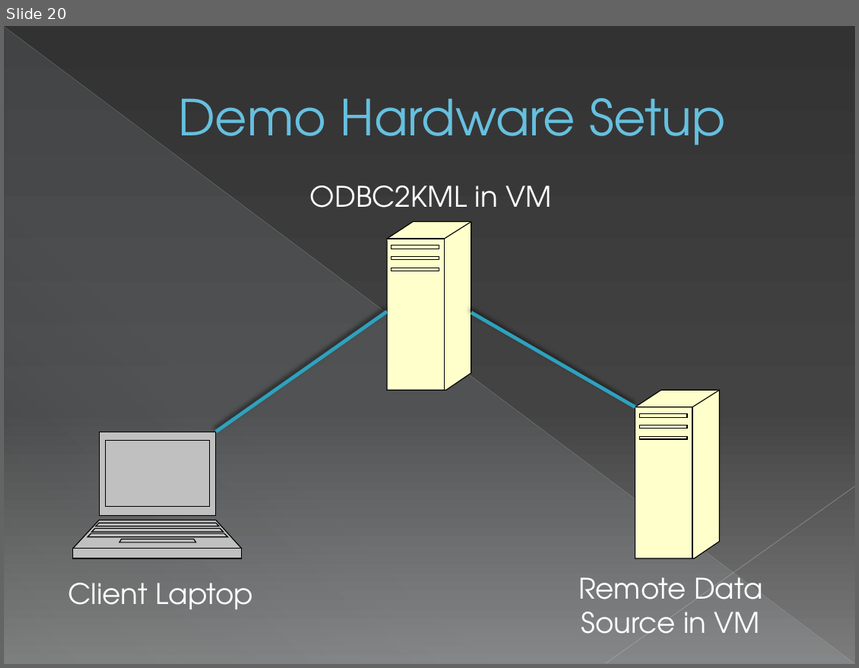
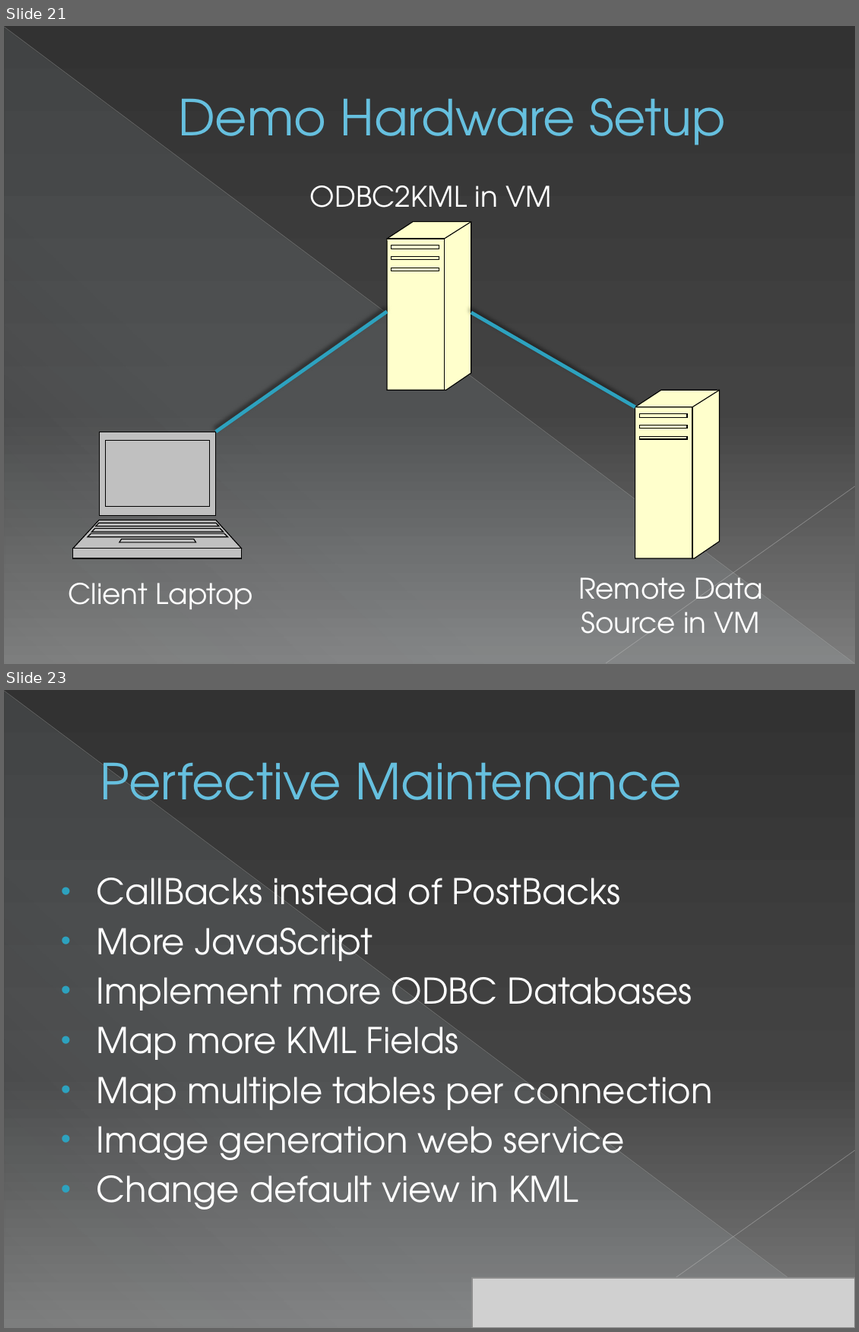
Before and after one commit to sweenr/odbc2kml, a slide deck: docs/ODBC2KML Demo Slides.pptx. Shown one above the other, each under a label of ours: slide 20 before the commit, slides 21 and 23 after it; the slides between them are not shown. The pictures are 859x668 and 859x1332 pixels, drawn with LibreOffice and Linux fonts; fonts in the diff are those of the drawing; grey boxes stand for pictures. Boxes give left, top, right and bottom in pixels: in the first picture for what was removed or moved away, otherwise in the second. Text is boxed around its words. In the diff, an @@ line names an element or a change of style, - is before the commit and + after.

```diff
--- a/docs/ODBC2KML Demo Slides.pptx
+++ b/docs/ODBC2KML Demo Slides.pptx
@@ slide 23 added at box(4, 690, 855, 1328), background gradient #333333 to #444444 to #7D7D7D; not listed: 3 template elements that a slide beside it also shows @@
@@ title added at box(100, 762, 682, 822), 42 pt, text #66C0E0 @@
+Perfective Maintenance
@@ text added at box(97, 878, 712, 1210), 30 pt, text #FFFFFF @@
+• CallBacks instead of PostBacks
+• More JavaScript
+• Implement more ODBC Databases
+• Map more KML Fields
+• Map multiple tables per connection
+• Image generation web service
+• Change default view in KML
@@ picture added at box(472, 1278, 855, 1328) @@
@@ what was slide 20 is now slide 21 @@
```
Also in this commit, not shown: 14 slides changed, 3 other slides added, 2 slides removed.
